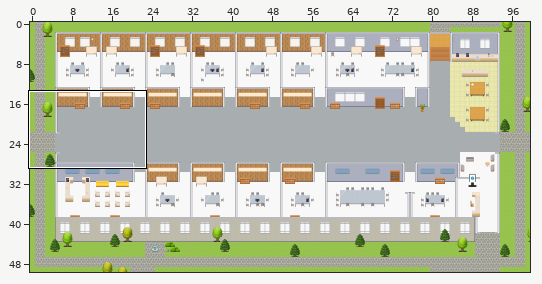
Two versions of a level (Tiled map (JSON), maps/Lab-Enablement-Platform.tmj). Above: a wide view before the commit, with the close-up outlined.
Close-up. Before the commit:
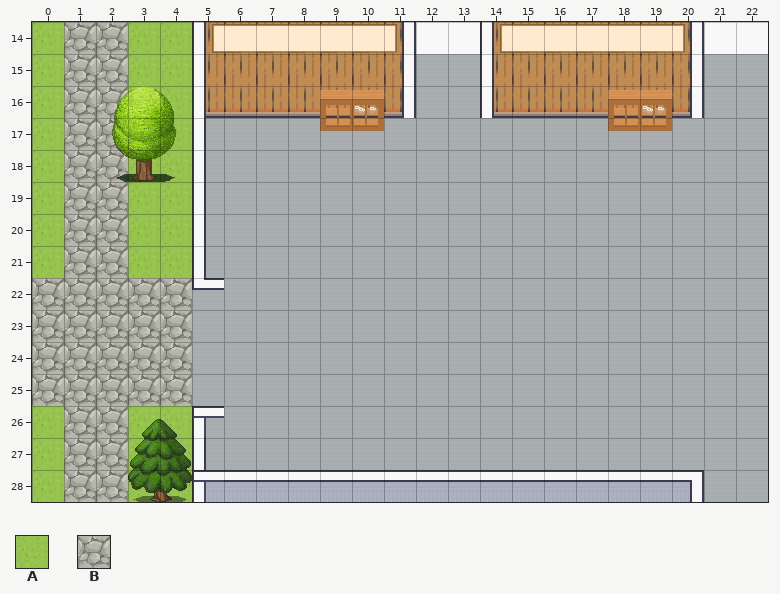
Cells are 32x32 px. Shown: x 0..22, y 14..28. The commit also changed other parts of the map, which this record leaves out.
Key: from "Exterior": A 629, B 638.
_ is an empty cell, # one hidden under a higher layer.
Layers that did not change in this view are not listed.
Layer "outside" before, first column x 0:
14 ABBAA##################
15 ABBAA##################
16 ABBAA##################
17 ABB#A##################
18 ABBAA##################
19 ABBAA##################
20 ABBAA##################
21 ABBAA##################
22 BBBBB##################
23 BBBBB##################
24 BBBBB##################
25 BBBBB##################
26 ABBAA##################
27 ABBAA##################
28 ABBAA##################
The same view after the edit:
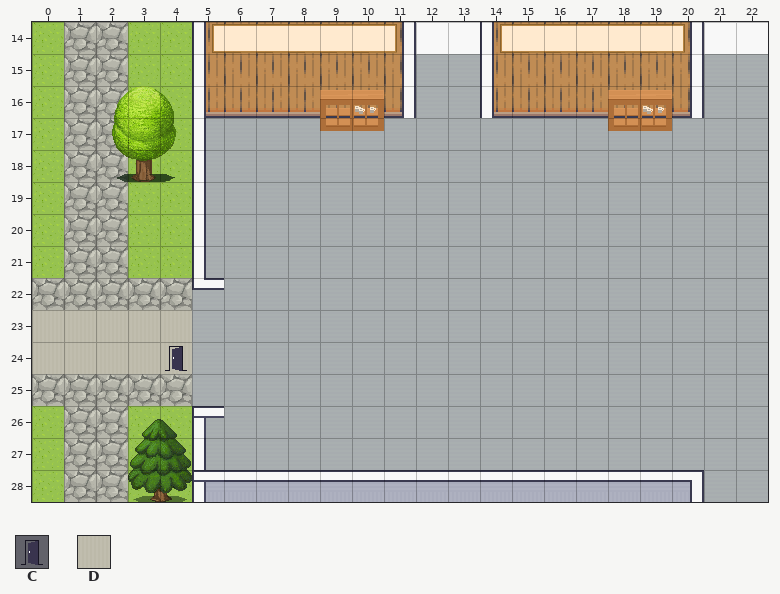
Further tiles: from "User_Zones": C 65; from "room2": D 328.
Edits made:
Layer "outside":
Tile D replaces tile B in rows 23 to 24 at x 0 to 4.
Layer "zones":
Tile C is added in row 24 at x 4.
Pixel boxes of the changes (left, top, right, bottom) in both close-ups:
changed: (32, 310, 192, 374)
